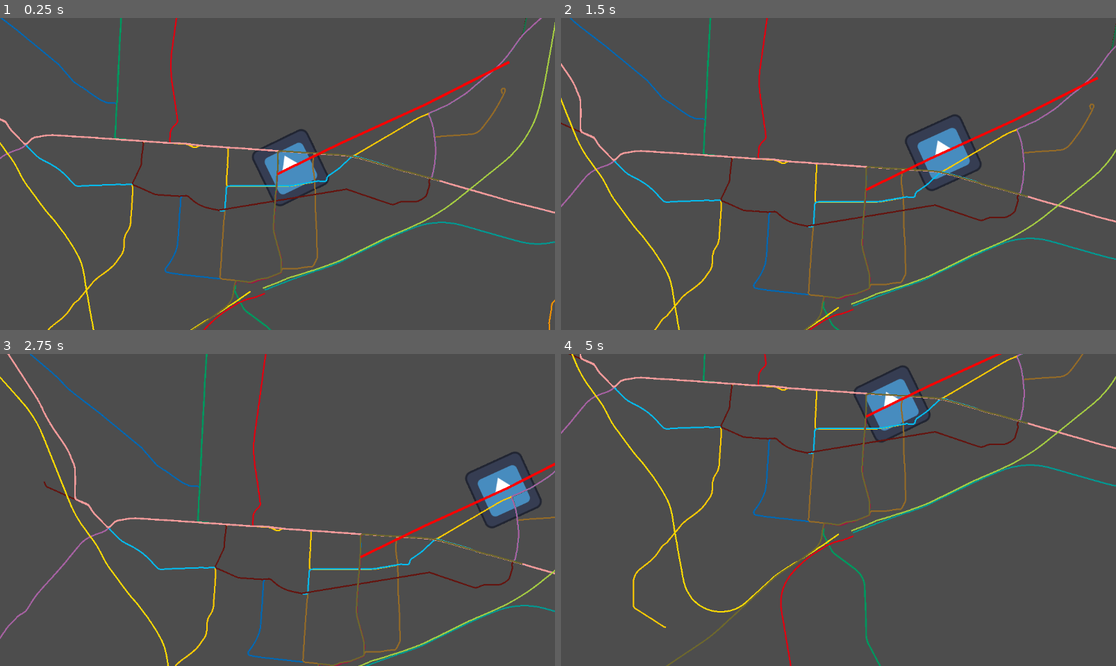
Above: before the commit, frames 1-4 (two rows, left to right).
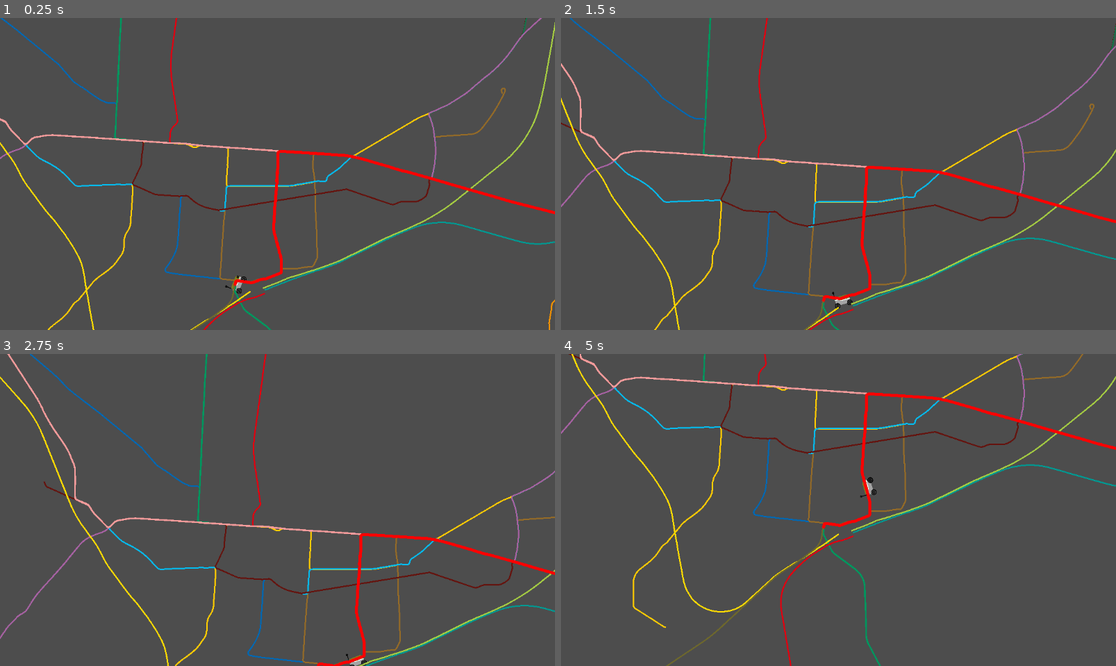
Above: after the commit, the same moments.

Repository: HaiZung/SE-Projekt
Game: Godot game, scene res://karte/map.tscn
Two runs of this game, one before a commit and one after it. Both use one fixed random seed, a clock stepped at 60 frames per second and the inputs below. The engine's default icon, where the game draws it, is replaced by a stand-in: a white triangle on a blue panel in a dark square.
Inputs (mouse positions are in pixels of both pictures, inside the frame that each line leads up to):
- Up to frame 1 (0.25 s): no input
- Up to frame 2 (1.5 s): move the mouse to (960, 158) at 0.52 s; click (960, 158) at 0.67 s; drag from (727, 189) to (810, 236) at 1.27 s
- Up to frame 3 (2.75 s): move the mouse to (333, 441) at 2.02 s; click (333, 441) at 2.17 s
- Up to frame 4 (5 s): drag from (810, 572) to (672, 463) at 2.77 s; move the mouse to (1005, 556) at 3.52 s; click (1005, 556) at 3.67 s; drag from (672, 463) to (755, 432) at 4.27 s

The runs differ from the first frame. In frame 1, 2.4% of the frame differs, in the area x 40-100%, y 13-89%; in frame 2, 2.4%, in the area x 46-100%, y 18-94%; in frame 3, 2.2%; in frame 4, 2.2%.

Commit message:
Train Simulation

Diff:
--- a/karte/MapRoot.gd
+++ b/karte/MapRoot.gd
@@ -46,8 +46,9 @@
 		Vector2(49.0200, 8.4450)
 	]
 
-	draw_route_from_latlon(test_route_latlon)
-	$Train.set_route_from_line(route_line)
+	set_route_from_geojson("res://karte/KVVLinesGeoJSON_v2.json", "4")
+
+
 
 
 
@@ -140,7 +141,165 @@
 		var world_pos := latlon_to_world(lat, lon, zoom)
 		route_line.add_point(world_pos)
 
-
+func set_route_from_geojson(path: String, line_id: String) -> void:
+	var file: FileAccess = FileAccess.open(path, FileAccess.READ)
+	if file == null:
+		push_error("GeoJSON nicht gefunden: %s" % path)
+		return
+
+	var json_text: String = file.get_as_text()
+	file.close()
+
+	var data_v: Variant = JSON.parse_string(json_text)
+	if not (data_v is Dictionary):
+		push_error("GeoJSON Root ist kein Dictionary")
+		return
+
+	var data: Dictionary = data_v
+	if not data.has("features"):
+		push_error("GeoJSON hat kein 'features'-Feld")
+		return
+
+	var features_v: Variant = data["features"]
+	if not (features_v is Array):
+		push_error("'features' ist kein Array")
+		return
+
+	var features: Array = features_v
+
+	var best_geom: Dictionary = {}
+	var best_points: PackedVector2Array = PackedVector2Array()
+	var best_len: float = 0.0
+
+	for f_v in features:
+		if not (f_v is Dictionary):
+			continue
+		var f: Dictionary = f_v
+
+		var props_any: Variant = f.get("properties", {})
+		var props: Dictionary = {}
+		if props_any is Dictionary:
+			props = props_any
+
+		# HIER ggf. deinen Key anpassen: "line", "name", "id", ...
+		var candidate_raw: Variant = props.get("line", props.get("name", props.get("id", "")))
+		var candidate: String = str(candidate_raw).strip_edges()
+
+		if candidate == "" or candidate.find(line_id) == -1:
+			continue
+
+		var geom_any: Variant = f.get("geometry", null)
+		if not (geom_any is Dictionary):
+			continue
+		var geom: Dictionary = geom_any
+
+		var pts: PackedVector2Array = _geometry_to_points_longest_part(geom)
+		var L: float = _polyline_length(pts)
+
+		if pts.size() >= 2 and L > best_len:
+			best_len = L
+			best_points = pts
+			best_geom = geom
+
+	if best_points.size() < 2:
+		push_error("Keine passende Linie gefunden für: %s (evtl. Property-Key anpassen)" % line_id)
+		_print_geojson_property_keys(features)
+		return
+
+	# RouteLine setzen
+	route_line.clear_points()
+	route_line.width = 6.0
+	route_line.default_color = Color(1, 0, 0, 1)
+	route_line.z_index = 1500
+	route_line.z_as_relative = false
+
+	for p in best_points:
+		route_line.add_point(p)
+
+	# Zug starten
+	$Train.set_route_from_line(route_line)
+
+	print("Route gesetzt aus GeoJSON:", line_id, " Punkte:", best_points.size(), " Länge:", best_len)
+
+#Hilfsfunktionen für Simulation
+func _geometry_to_points_longest_part(geom: Dictionary) -> PackedVector2Array:
+	var t_any: Variant = geom.get("type", "")
+	var t: String = str(t_any).strip_edges()
+
+	if t == "LineString":
+		var coords_any: Variant = geom.get("coordinates", null)
+		return _coords_to_world_points(coords_any)
+
+	if t == "MultiLineString":
+		var best: PackedVector2Array = PackedVector2Array()
+		var best_len: float = 0.0
+		var parts_any: Variant = geom.get("coordinates", null)
+		if parts_any is Array:
+			var parts: Array = parts_any
+			for part in parts:
+				var pts: PackedVector2Array = _coords_to_world_points(part)
+				var L: float = _polyline_length(pts)
+				if pts.size() >= 2 and L > best_len:
+					best_len = L
+					best = pts
+		return best
+
+	if t == "GeometryCollection":
+		var best_gc: PackedVector2Array = PackedVector2Array()
+		var best_len_gc: float = 0.0
+		var geoms_any: Variant = geom.get("geometries", null)
+		if geoms_any is Array:
+			var geoms: Array = geoms_any
+			for g in geoms:
+				if g is Dictionary:
+					var pts_gc: PackedVector2Array = _geometry_to_points_longest_part(g)
+					var L_gc: float = _polyline_length(pts_gc)
+					if pts_gc.size() >= 2 and L_gc > best_len_gc:
+						best_len_gc = L_gc
+						best_gc = pts_gc
+		return best_gc
+
+	return PackedVector2Array()
+
+func _coords_to_world_points(coords_v: Variant) -> PackedVector2Array:
+	var pts: PackedVector2Array = PackedVector2Array()
+	if not (coords_v is Array):
+		return pts
+
+	var coords: Array = coords_v
+	for c in coords:
+		if not (c is Array) or c.size() < 2:
+			continue
+
+		var lon: float = float(c[0])
+		var lat: float = float(c[1])
+		var world_pos: Vector2 = latlon_to_world(lat, lon, zoom)
+		pts.append(world_pos)
+
+	return pts
+
+func _polyline_length(pts: PackedVector2Array) -> float:
+	var L: float = 0.0
+	for i in range(pts.size() - 1):
+		L += pts[i].distance_to(pts[i + 1])
+	return L
+
+func _print_geojson_property_keys(features: Array) -> void:
+	print("DEBUG: Beispiel-Properties aus GeoJSON (erste max. 5 Features):")
+	var limit: int = min(5, features.size())
+	for i in range(limit):
+		var f_v: Variant = features[i]
+		if not (f_v is Dictionary):
+			continue
+		var f: Dictionary = f_v
+		var props_any: Variant = f.get("properties", {})
+		if not (props_any is Dictionary):
+			continue
+		var props: Dictionary = props_any
+		print("Feature ", i, " keys: ", props.keys())
+
+
+#Hilfsfunktionen ende
 
 # -------------------------------
 # KVV GeoJSON Linien laden
--- a/karte/map.tscn
+++ b/karte/map.tscn
@@ -2,7 +2,7 @@
 
 [ext_resource type="Script" uid="uid://cblaucyewcf83" path="res://karte/MapRoot.gd" id="1_c7s6e"]
 [ext_resource type="Script" uid="uid://dowc8nxfy5x5s" path="res://karte/train.gd" id="2_bdffw"]
-[ext_resource type="Texture2D" uid="uid://dwf6h1bala48y" path="res://icon.svg" id="3_7t8su"]
+[ext_resource type="Texture2D" uid="uid://beup0jrwfs17" path="res://RobotIcon.png" id="3_7t8su"]
 
 [node name="MapRoot" type="Node2D"]
 script = ExtResource("1_c7s6e")
@@ -19,4 +19,5 @@
 script = ExtResource("2_bdffw")
 
 [node name="Sprite2D" type="Sprite2D" parent="Train"]
+scale = Vector2(0.09, 0.09)
 texture = ExtResource("3_7t8su")
--- a/karte/train.gd
+++ b/karte/train.gd
@@ -1,7 +1,7 @@
 extends Node2D
 
-@export var speed: float = 120.0      # Pixel pro Sekunde
-@export var loop: bool = true
+@export var speed: float = 40.0      # Pixel pro Sekunde
+@export var loop: bool = false
 
 var route: PackedVector2Array
 var segment: int = 0
Binary file added: RobotIcon.png
Not shown, added: RobotIcon.png.import
